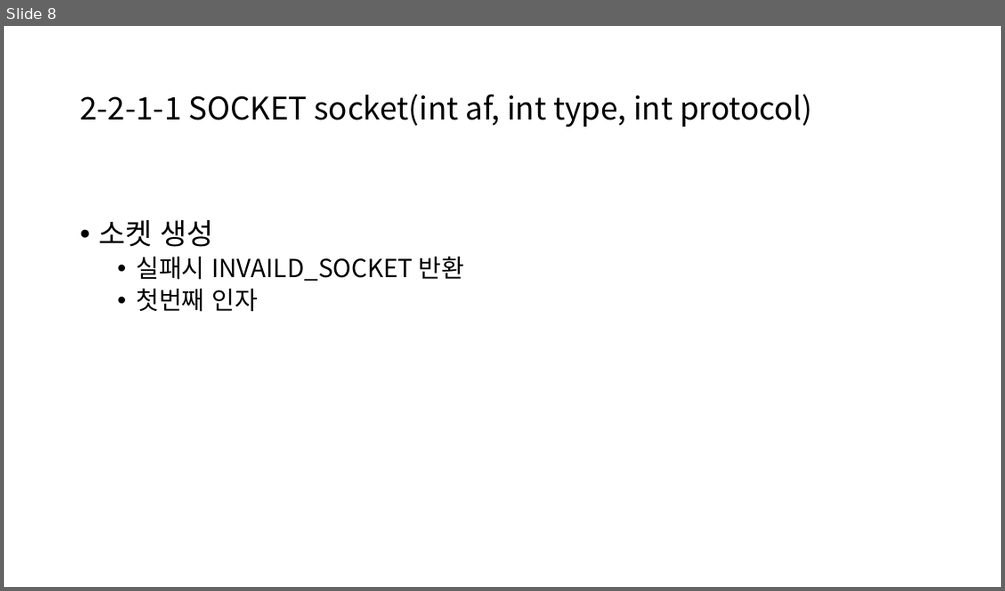
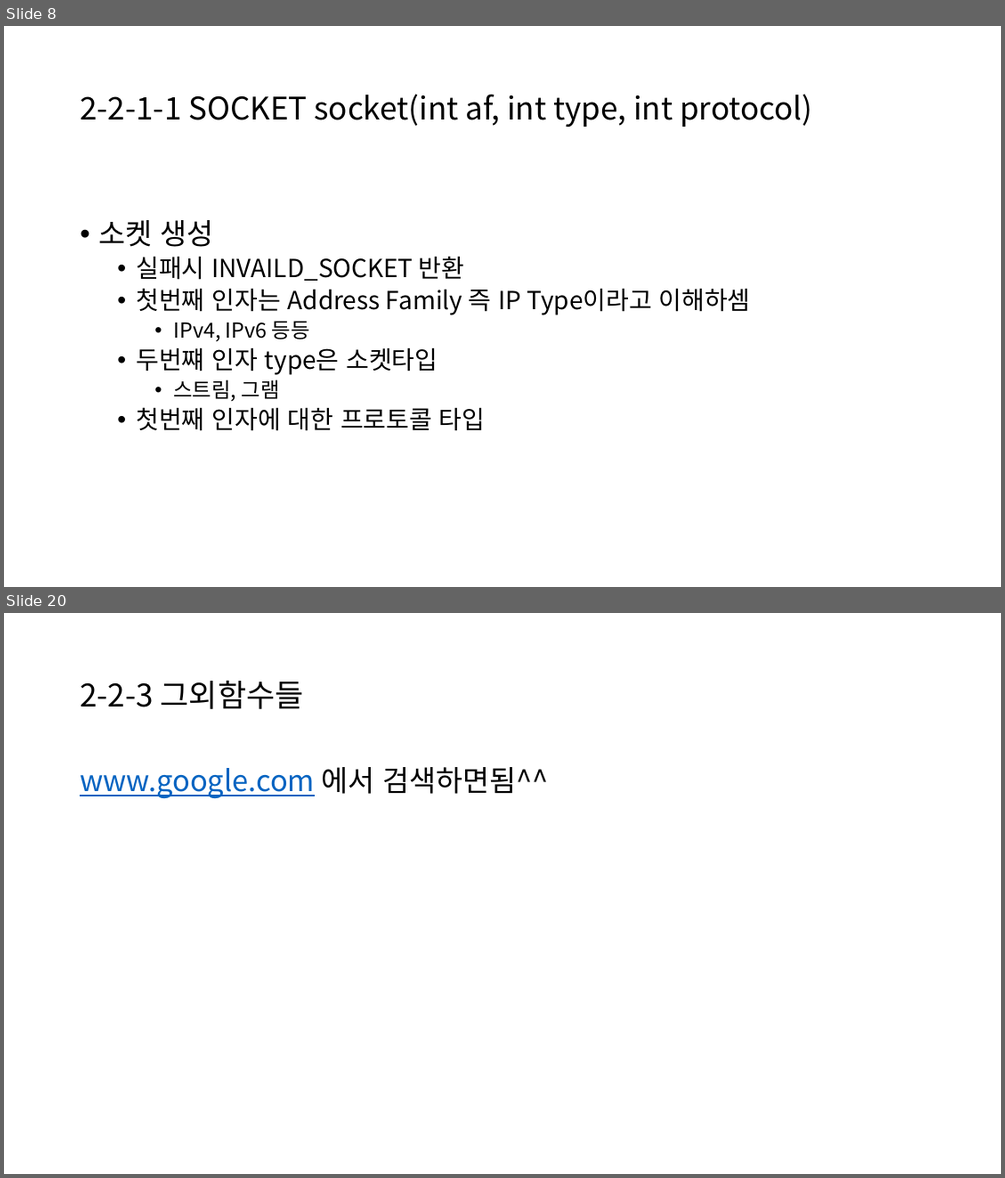
Before and after one commit to OnionLee/game_server_study, a slide deck: doc/온라인 게임 서버 - 기초편.pptx. Shown one above the other, each under a label of ours: slide 8 before the commit, slides 8 and 20 after it; the slides between them are not shown. The pictures are 1005x591 and 1005x1178 pixels, drawn with LibreOffice and Linux fonts; fonts in the diff are those of the drawing. Boxes give left, top, right and bottom in pixels: in the first picture for what was removed or moved away, otherwise in the second. Text is boxed around its words. In the diff, an @@ line names an element or a change of style, - is before the commit and + after.

```diff
--- a/doc/온라인 게임 서버 - 기초편.pptx
+++ b/doc/온라인 게임 서버 - 기초편.pptx
@@ slide 20 added at [4,613,1001,1174], background #FFFFFF @@
@@ title added at [80,680,304,709], 30 pt, text #000000 @@
+2-2-3 그외함수들
@@ text added at [80,767,549,798], 28 pt, text #0563C1, underline @@
+www.google.com 에서 검색하면됨^^
@@ slide 8 changed as well @@
@@ text at [136,288,751,431]: text changed @@
-  • 첫번째 인자
+  • 첫번째 인자는 Address Family 즉 IP Type이라고 이해하셈
+    • IPv4, IPv6 등등
+  • 두번쨰 인자 type은 소켓타입
+    • 스트림, 그램
+  • 첫번째 인자에 대한 프로토콜 타입
```
Also in this commit, not shown: 2 other slides changed, 13 other slides added, 12 other files.
